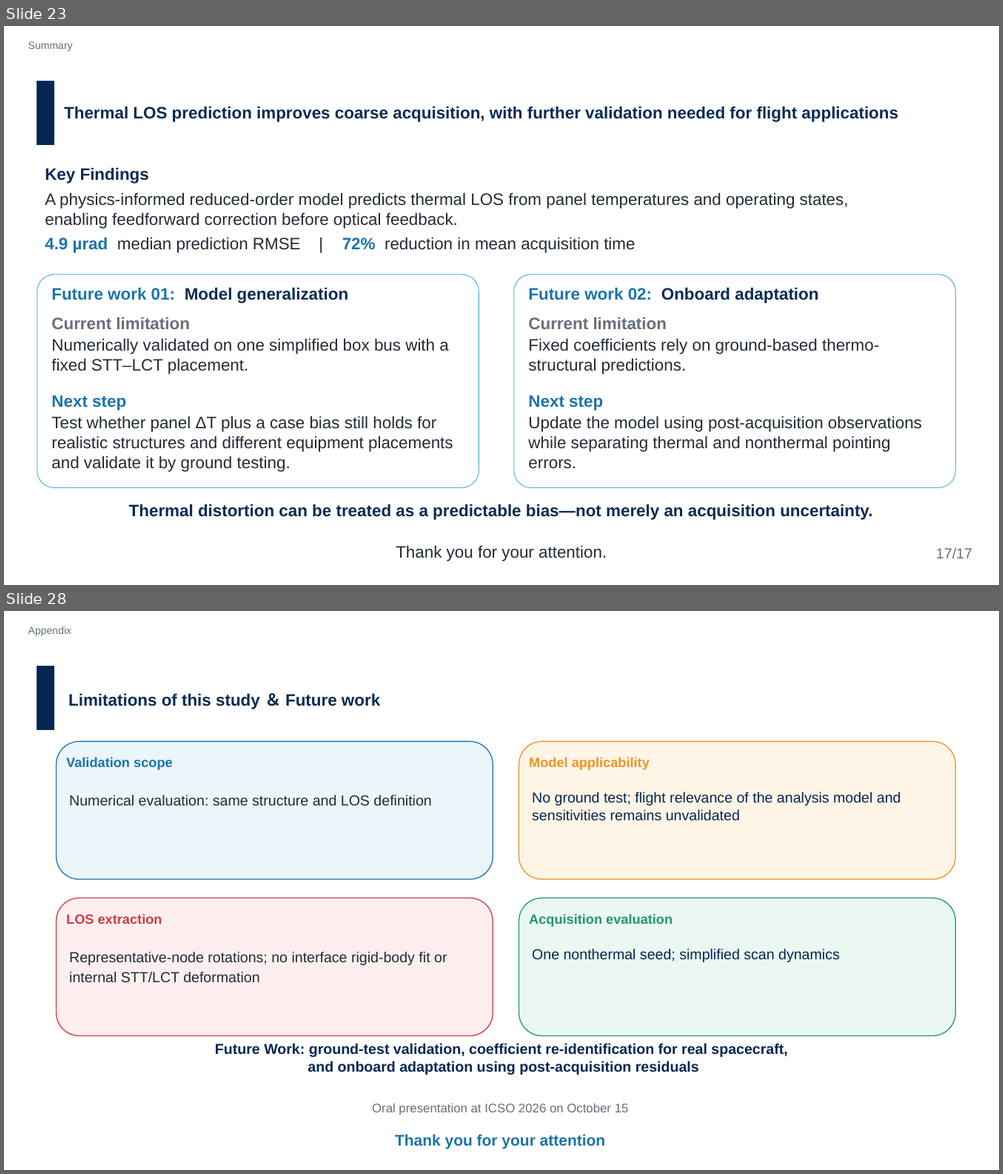
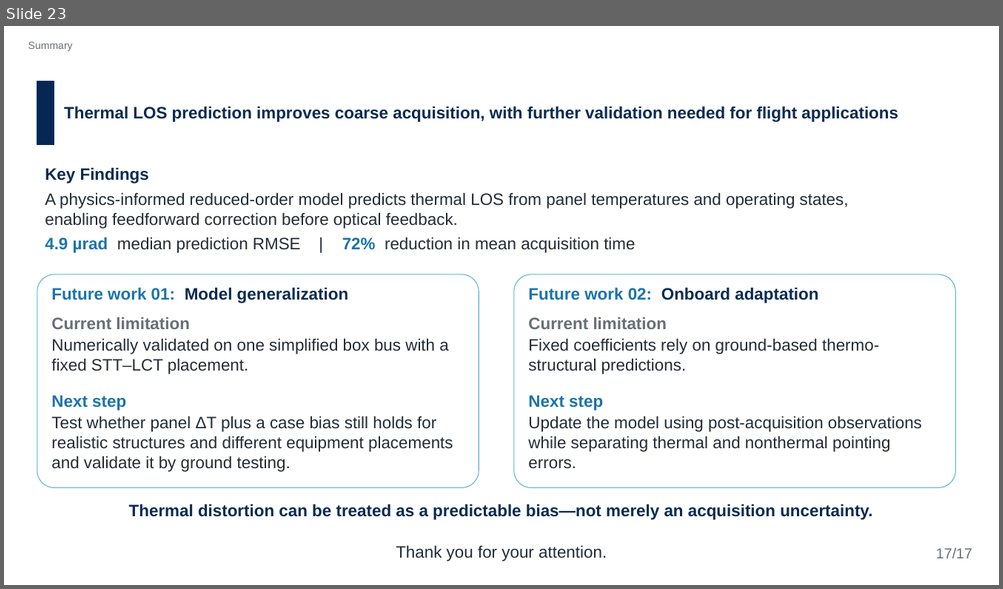
Before and after one commit to Hideki-1029/thermal-deformation-optcomm, a slide deck: papers/ICSO/slides/en_ICSO2026_slides_takamoto.pptx. Shown one above the other, each under a label of ours: slides 23 and 28 before the commit, slide 23 after it; the slides between them are not shown. The pictures are 1003x1174 and 1003x589 pixels, drawn with LibreOffice and Linux fonts; fonts in the diff are those of the drawing; background and template pictures are left out. Boxes give left, top, right and bottom in pixels: in the first picture for what was removed or moved away, otherwise in the second. Text is boxed around its words. In the diff, an @@ line names an element or a change of style, - is before the commit and + after.

```diff
--- a/papers/ICSO/slides/en_ICSO2026_slides_takamoto.pptx
+++ b/papers/ICSO/slides/en_ICSO2026_slides_takamoto.pptx
@@ slide 28 removed at (4, 611, 999, 1170), background picture (left out); not listed: 1 template element that a slide beside it also shows @@
@@ text removed at (28, 627, 71, 636) @@
-Appendix
@@ text removed at (68, 693, 380, 709) @@
-Limitations of this study ＆ Future work
@@ rounded rectangle removed at (57, 741, 492, 880) @@
@@ rounded rectangle removed at (519, 741, 956, 880) @@
@@ text removed at (66, 758, 173, 770) @@
-Validation scope
@@ text removed at (529, 758, 649, 770) @@
-Model applicability
@@ text removed at (69, 795, 431, 806) @@
-Numerical evaluation: same structure and LOS definition
@@ text removed at (532, 792, 901, 821) @@
-No ground test; flight relevance of the analysis model and sensitivities remains unvalidated
@@ rounded rectangle removed at (57, 898, 492, 1037) @@
@@ rounded rectangle removed at (519, 898, 956, 1037) @@
@@ text removed at (66, 914, 162, 924) @@
-LOS extraction
@@ text removed at (529, 914, 672, 927) @@
-Acquisition evaluation
@@ text removed at (69, 951, 447, 983) @@
-Representative-node rotations; no interface rigid-body fit or internal STT/LCT deformation
@@ text removed at (532, 948, 839, 963) @@
-One nonthermal seed; simplified scan dynamics
@@ text removed at (215, 1043, 787, 1075) @@
-Future Work: ground-test validation, coefficient re-identification for real spacecraft,
-and onboard adaptation using post-acquisition residuals
@@ text removed at (372, 1104, 629, 1116) @@
-Oral presentation at ICSO 2026 on October 15
@@ text removed at (395, 1134, 606, 1150) @@
-Thank you for your attention
```
Also in this commit, not shown: 4 slides changed, 23 other slides removed, 2 other files.
